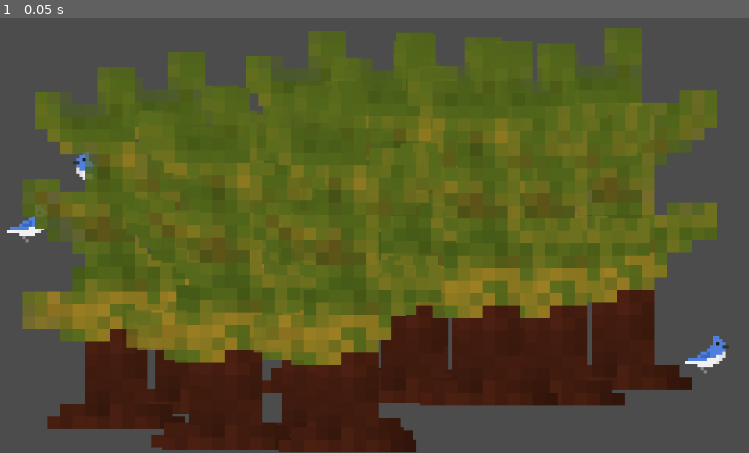
Above: before the commit, frame 1.
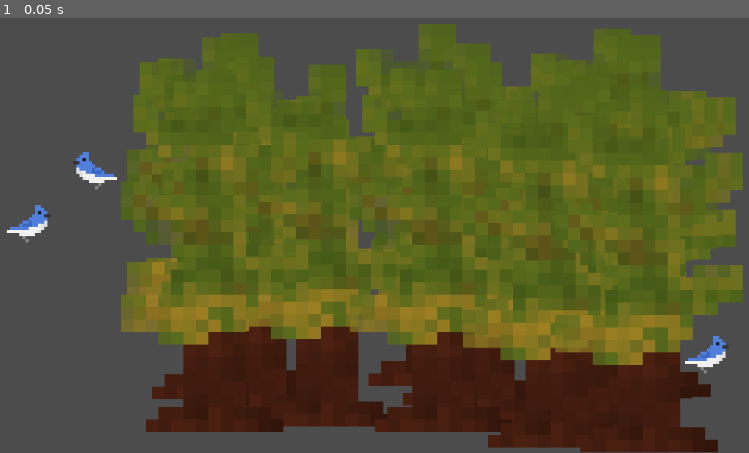
Above: after the commit, the same moment.

Repository: arctair/bird-photography-game
Game: Godot game, scene res://main.tscn
The game is run twice, just before and just after one commit, with the same random seed, the same clock (stepped at 60 frames per second) and the same inputs.
Inputs:
- Up to frame 1 (0.05 s): no input

The runs differ from the first frame. In frame 1, 39% of the frame differs, in the area x 2-100%, y 1-100%.

Commit message:
dissolve main.gd into main.tscn

Diff:
--- a/main.gd
+++ /dev/null
@@ -1,23 +0,0 @@
-extends Node2D
-
-
-var treeScene = preload('res://Tree.tscn')
-var bluejayScene = preload('res://Bluejay.tscn')
-
-func randomPosition(sprite):
-	var viewportSize = get_viewport().size
-	var spriteSize = sprite.texture.get_size() * sprite.scale / 2
-	return Vector2(
-		rand_range(spriteSize.x, viewportSize.x - spriteSize.x),
-		rand_range(spriteSize.y, viewportSize.y - spriteSize.y)
-	)
-
-func _ready():
-	for _n in range(16):
-		var treeInstance = treeScene.instance()
-		treeInstance.position = randomPosition(treeInstance)
-		treeInstance.z_index = treeInstance.position.y
-		add_child(treeInstance)
-	for _n in range(4):
-		var birdInstance = bluejayScene.instance()
-		add_child(birdInstance)
--- a/main.tscn
+++ b/main.tscn
@@ -1,6 +1,30 @@
 [gd_scene load_steps=2 format=2]
 
-[ext_resource path="res://main.gd" type="Script" id=2]
+[sub_resource type="GDScript" id=1]
+script/source = "extends Node2D
+
+
+var treeScene = preload('res://Tree.tscn')
+var bluejayScene = preload('res://Bluejay.tscn')
+
+func randomPosition(sprite):
+	var viewportSize = get_viewport().size
+	var spriteSize = sprite.texture.get_size() * sprite.scale / 2
+	return Vector2(
+		rand_range(spriteSize.x, viewportSize.x - spriteSize.x),
+		rand_range(spriteSize.y, viewportSize.y - spriteSize.y)
+	)
+
+func _ready():
+	for _n in range(16):
+		var treeInstance = treeScene.instance()
+		treeInstance.position = randomPosition(treeInstance)
+		treeInstance.z_index = treeInstance.position.y
+		add_child(treeInstance)
+	for _n in range(4):
+		var birdInstance = bluejayScene.instance()
+		add_child(birdInstance)
+"
 
 [node name="Node2D" type="Node2D"]
-script = ExtResource( 2 )
+script = SubResource( 1 )
